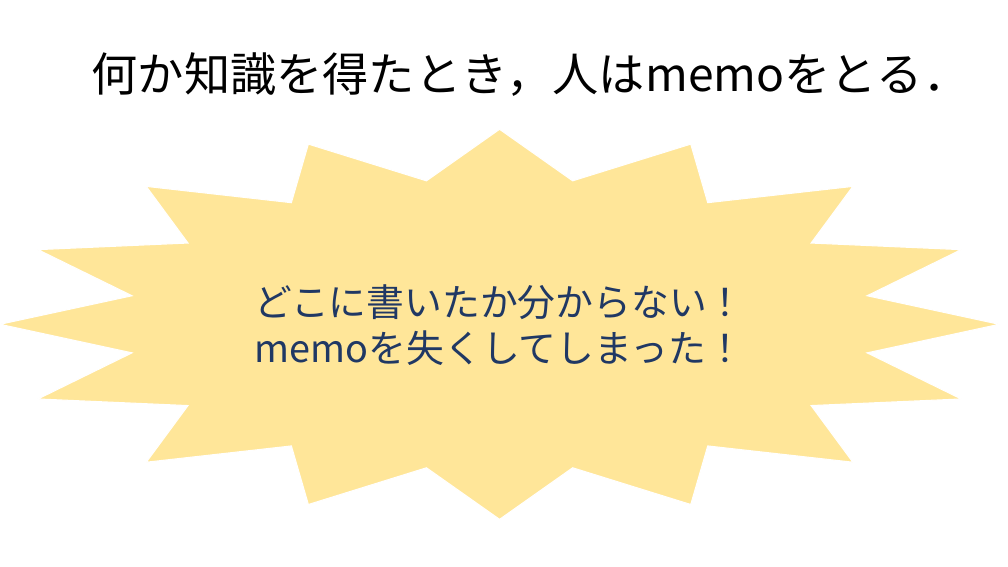
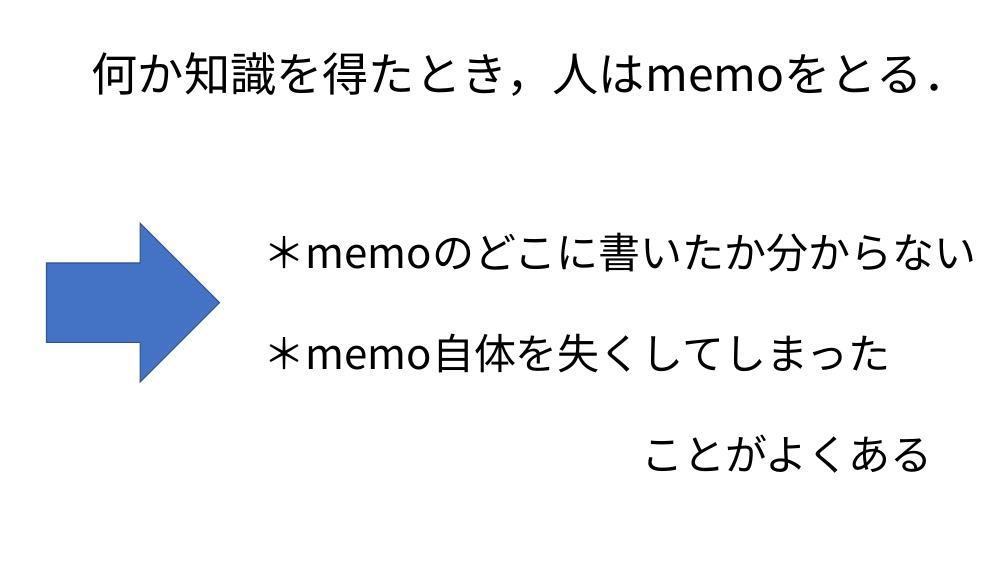
Before and after one commit to daddygongon/my_help, a slide deck: slide 2 of docs/tomoko/mid_presen.pptx. Drawn at 1008x567 pixels with LibreOffice and Linux fonts; fonts in the diff are those of the drawing. Boxes give left, top, right and bottom in pixels: in the first picture for what was removed or moved away, otherwise in the second. Text is boxed around its words. In the diff, an @@ line names an element or a change of style, - is before the commit and + after.

```diff
--- a/docs/tomoko/mid_presen.pptx
+++ b/docs/tomoko/mid_presen.pptx
@@ star removed at (0, 129, 1000, 520) @@
-どこに書いたか分からない！
-memoを失くしてしまった！
@@ right arrow added at (47, 223, 220, 382), fill #4472C4, outline #325491 1 pt @@
@@ text added at (264, 232, 977, 473), 40 pt, text #000000 @@
+＊memoのどこに書いたか分からない
+＊memo自体を失くしてしまった
+ことがよくある
```
Also in this commit, not shown: 3 other slides changed, 2 slides added, 1 slide removed, 1 other file.
